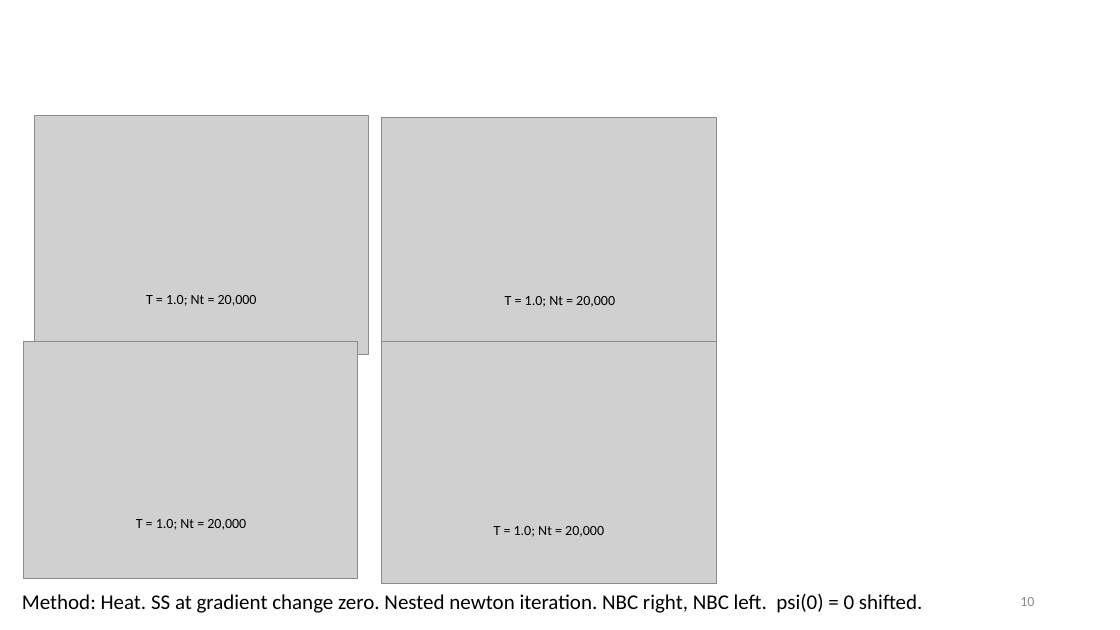
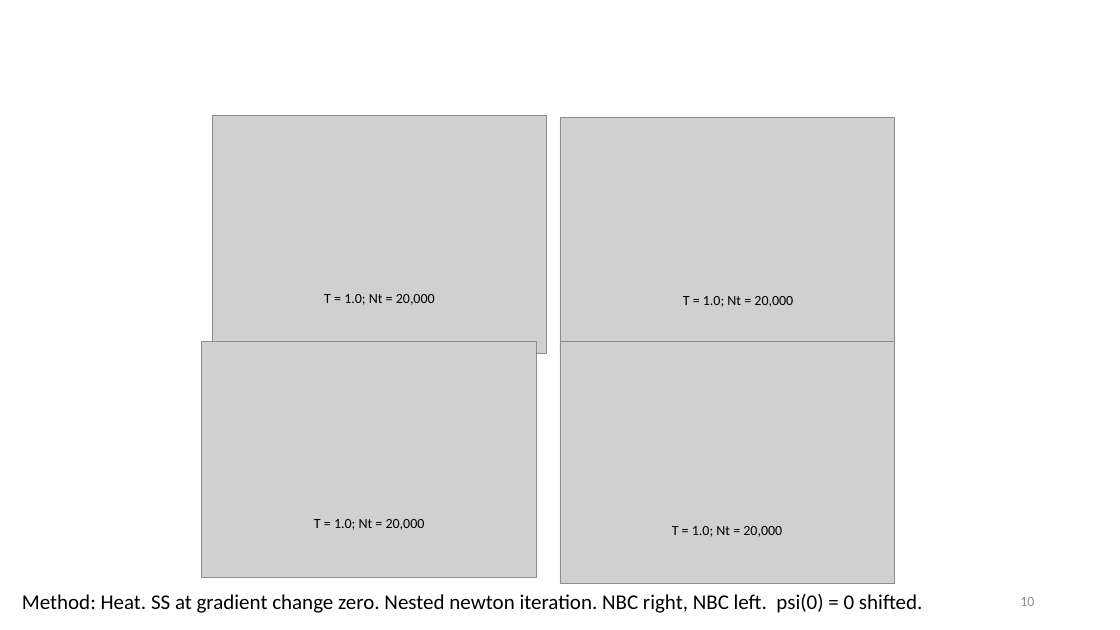
Before and after one commit to tyokokur/presentations, a slide deck: slide 10 of NAF.pptx. Drawn at 1120x630 pixels with LibreOffice and Linux fonts; fonts in the diff are those of the drawing; grey boxes stand for pictures; background and template pictures are left out. Boxes give left, top, right and bottom in pixels: in the first picture for what was removed or moved away, otherwise in the second. Text is boxed around its words. In the diff, an @@ line names an element or a change of style, - is before the commit and + after.

```diff
--- a/NAF.pptx
+++ b/NAF.pptx
@@ 4 pictures, 4 texts: place and size @@
-4 pictures, 4 texts at (24,115,717,584)
+4 pictures, 4 texts at (202,115,895,583)
```
Also in this commit, not shown: 1 slide added.
